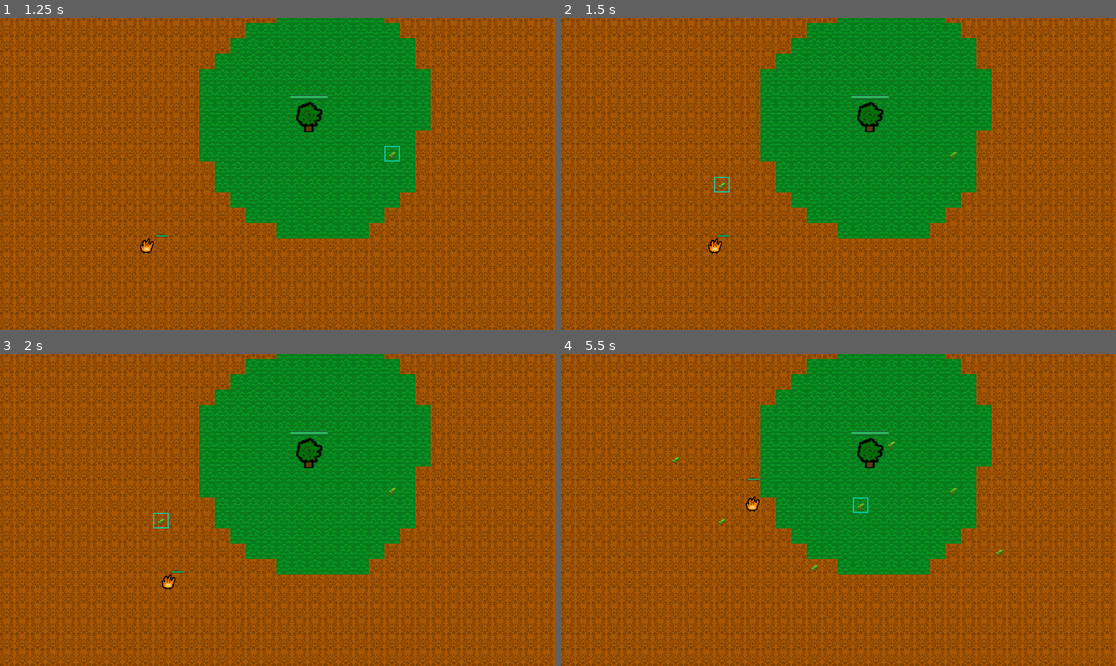
Above: before the commit, frames 1-4 (two rows, left to right).
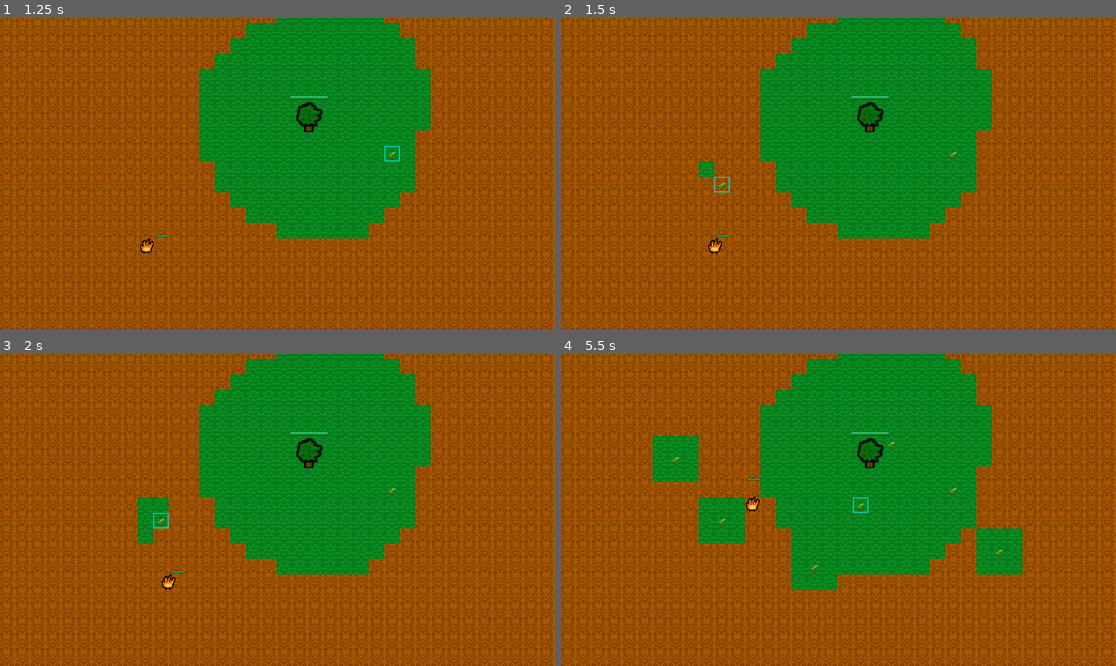
Above: after the commit, the same moments.

Repository: nmarch213/piratejam
Game: Godot game, scene res://main.tscn
Two runs of this game, one before a commit and one after it. Both use one fixed random seed, a clock stepped at 60 frames per second and the inputs below.
Inputs (mouse positions are in pixels of both pictures, inside the frame that each line leads up to):
- Up to frame 1 (1.25 s): tap Enter at 0.5 s; move the mouse to (399, 158) at 0.52 s; right-click (399, 158) at 0.6 s
- Up to frame 2 (1.5 s): tap Space at 1.25 s; move the mouse to (727, 189) at 1.27 s; right-click (727, 189) at 1.35 s
- Up to frame 3 (2 s): no input
- Up to frame 4 (5.5 s): move the mouse to (894, 441) at 2.02 s; right-click (894, 441) at 2.1 s; move the mouse to (810, 572) at 2.77 s; right-click (810, 572) at 2.85 s; move the mouse to (1005, 556) at 3.52 s; right-click (1005, 556) at 3.6 s; move the mouse to (672, 463) at 4.27 s; right-click (672, 463) at 4.35 s; move the mouse to (866, 510) at 5.02 s; right-click (866, 510) at 5.1 s

Frame 1 is identical in both runs. In frame 2, 0.1% of the frame differs, in the area x 24-28%, y 45-52%; in frame 3, 0.7%; in frame 4, 4.7%, in the area x 16-84%, y 26-76%.

Commit message:
its SPREADING

Diff:
--- a/main.gd
+++ b/main.gd
@@ -65,3 +65,13 @@
 	# 1 is the Alternate ID for the sapling
 	tile_map.set_cell(tile_map.LAYER.TOWERS, tile_pos, 3, Vector2(0,0), 1)
 	astar_grid.set_point_solid(tile_pos, true)
+	spread_grass()
+
+func spread_grass() -> void:
+	var mouse_pos = get_global_mouse_position()
+	var tile_pos = tile_map.local_to_map(mouse_pos)
+	for x in range(-1, 2):
+		for y in range(-1, 2):
+			await get_tree().create_timer(.1).timeout
+			var grass_pos = Vector2i(x, y) + tile_pos
+			tile_map.set_cell(tile_map.LAYER.BASE, grass_pos, 4, Vector2(0,0), 0)
